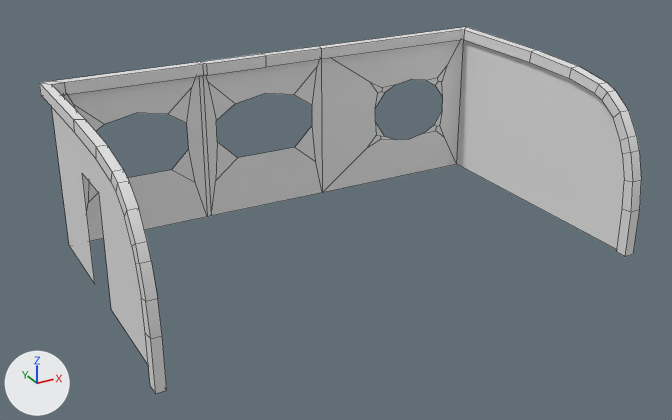
Before and after pictures for a commit that changed the FBX model AlienDinerDash/Assets/Art/Map/Models/Walls_SM.fbx.
Before and after are seen from a camera (50 mm lens) standing at (-12.93, -22.91, 12.9) and looking at (-0.58, -0.45, 1.67). Every picture has the same lights, and +X, +Y and +Z are marked at lower left. The picture after the commit comes second. Mesh edges are drawn as thin lines. Where no turn or scale is listed for an object, it has been applied to the vertices.

Names of what the first picture shows: 'Wall', 'Wall.001'.
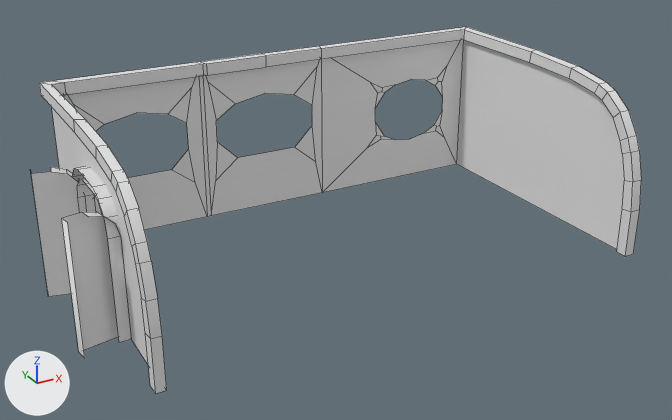
Commit message: Wall+door update

Patch to the scene script:
```diff
--- a/AlienDinerDash/Assets/Art/Map/Models/Walls_SM.fbx.py
+++ b/AlienDinerDash/Assets/Art/Map/Models/Walls_SM.fbx.py
@@ me_plane_002 @@
 # used by ob_wall; location = (0.0, 0.0, 0.0)
 # verts and faces of me_plane_002; kept vertices keep their numbers, new ones are numbered from 80
 # before: 0 (-7.5, -4.4, 0.0), 2 (-7.5, 4.5, 0.0) at pixel (69, 245), 4 (-7.5, 4.5, 5.1), 6 (-7.5, -4.3, 2.4), 7 (-7.5, -1.9, 5.0)
 # before: 8 (-7.5, -3.5, 4.3), 20 (-7.5, 1.6, 0.0) at pixel (94, 284), 21 (-7.5, -0.1, 0.0) at pixel (111, 309), 22 (-7.5, -0.2, 3.5) at pixel (99, 193), 23 (-7.5, 1.5, 3.5) at pixel (82, 173)
-me_plane_002.from_pydata(...)  # 80 vertices, 36 faces; spans x -7.5..7.5, y -4.4..4.5, z 0.0..5.1
-me_plane_002.materials.append(mat_wall)  # white #e7e7e7
+me_plane_002.from_pydata(...)  # 84 vertices, 36 faces; spans x -7.5..7.5, y -4.4..4.5, z 0.0..5.1
+# me_plane_002 part 1
+delete_faces([(0, 21, 22, 23, 20, 2, 4, 7, 8, 6)])
+verts[21] = (-7.5, -1.8, 0.0)  # moved
+verts[22] = (-7.5, 0.9, 3.5)  # moved
+verts[80] = (-7.5, -1.6, 0.0)
+verts[81] = (-7.5, -1.6, 3.6)
+verts[82] = (-7.5, 0.8, 3.8)
+verts[83] = (-7.5, -0.7, 3.8)
+faces += [(0, 21, 80, 81, 83, 82, 22, 23, 20, 2, 4, 7, 8, 6)]
@@ me_cube_022 @@
+me_cube_022.from_pydata(...)  # 28 vertices, 12 faces; spans x -0.69..0.68, y -2.02..2.02, z -2.42..1.34
@@ me_cube_001 @@
+me_cube_001.from_pydata(...)  # 40 vertices, 18 faces; spans x -0.26..0.24, y -1.68..1.74, z -2.74..1.26
@@ ob_door @@
+ob_door = bpy.data.objects.new('Door', me_cube_022)
+ob_door.location = (-8.17, -0.21, 2.42)
@@ ob_doorframe @@
+ob_doorframe = bpy.data.objects.new('DoorFrame', me_cube_001)
+ob_doorframe.location = (-7.57, -0.24, 2.74)
```

Pixel boxes (x1, y1, x2, y2) of what changed, in the pictures (672 x 420 px; the box of a moved part takes in the faces that stretch with it):
'Door', added: after (31, 167, 120, 358)
'DoorFrame', added: after (72, 167, 131, 343)
part 1 of me_plane_002, moved or reshaped: (52, 108, 148, 364) in both
